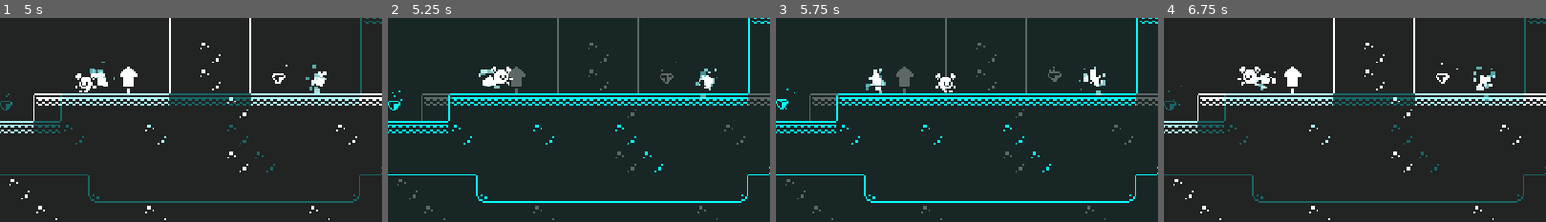
Above: before the commit, frames 1-4 (left to right).
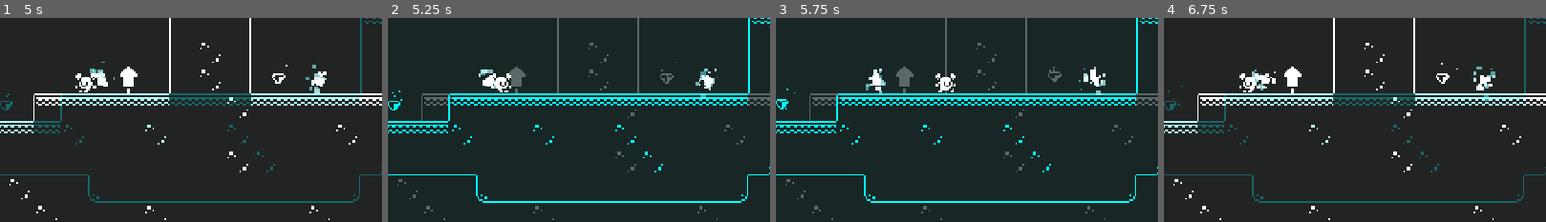
Above: after the commit, the same moments.

Repository: jrenato/duality
Game: Godot game, scene res://Levels/level02.tscn
The game is run twice, just before and just after one commit, with the same random seed, the same clock (stepped at 60 frames per second) and the same inputs. This scene is started directly instead of the project's main scene.
Inputs:
- Up to frame 1 (5 s): hold D (move_right) 0.53-2.03 s; tap W (enter) every 0.75 s from 0.6 to 4.35 s; tap Space (jump) at 0.77, 1.52, 3.02, 3.77, 4.52 s; hold A (move_left) 2.03-2.78 s; hold D (move_right) 2.78-4.28 s; hold A (move_left) from 4.28 s (still down)
- Up to frame 2 (5.25 s): release A (move_left) at 5.03 s; hold D (move_right) from 5.03 s (still down); tap W (enter) at 5.1 s
- Up to frame 3 (5.75 s): keep holding D (move_right)
- Up to frame 4 (6.75 s): release D (move_right) at 5.78 s; hold A (move_left) from 5.78 s (still down); tap W (enter) at 5.85, 6.6 s; tap Space (jump) at 6.02 s
The pictures show only the part of the screen within x 28-78%, y 48-98%; the shares and areas given below are measured in that part.

Frame 1 is identical in both runs. In frame 2, 0.3% of the frame differs, in the area x 27-33%, y 23-37%; in frame 3, less than 0.1%; in frame 4, 0.3%, in the area x 19-26%, y 23-37%.
Error after the commit: Invalid access to property or key 'active' on a base object of type 'Area2D (diamond.gd)'. (res://Player/player.gd:34)

Commit message:
Refactored interaction methods

Diff:
--- a/Levels/exit_door.gd
+++ b/Levels/exit_door.gd
@@ -10,11 +10,6 @@
 	active = true
 
 
-func _on_body_entered(body: Node2D) -> void:
-	if body is Player:
-		body.enterable_nearby = self
-
-
-func _on_body_exited(body: Node2D) -> void:
-	if body is Player:
-		body.enterable_nearby = null
+func interact_with(player : Player) -> void:
+	if next_level:
+		get_tree().change_scene_to_packed(next_level)
--- a/Levels/exit_door.tscn
+++ b/Levels/exit_door.tscn
@@ -17,6 +17,3 @@
 texture = ExtResource("1_43325")
 region_enabled = true
 region_rect = Rect2(304, 32, 16, 16)
-
-[connection signal="body_entered" from="." to="." method="_on_body_entered"]
-[connection signal="body_exited" from="." to="." method="_on_body_exited"]
--- a/Levels/vortex.gd
+++ b/Levels/vortex.gd
@@ -2,22 +2,24 @@
 class_name Vortex
 
 @onready var recharge_timer: Timer = $RechargeTimer
+@onready var spawn_point: Node2D = %SpawnPoint
 
 var active: bool = true
 
 
 func _ready() -> void:
 	Events.toggled_dimension.connect(_on_toggled_dimension)
+	recharge_timer.timeout.connect(_on_recharge_timer_timeout)
 
 
-func _on_body_entered(body: Node2D) -> void:
-	if body is Player:
-		body.enterable_nearby = self
+func interact_with(player : Player) -> void:
+	Events.toggled_dimension.emit()
+	player.global_position = spawn_point.global_position
+	player.set_collision_layer_value(1, !player.get_collision_layer_value(1))
+	player.set_collision_layer_value(2, !player.get_collision_layer_value(2))
 
-
-func _on_body_exited(body: Node2D) -> void:
-	if body is Player:
-		body.enterable_nearby = null
+	player.set_collision_mask_value(1, !player.get_collision_mask_value(1))
+	player.set_collision_mask_value(2, !player.get_collision_mask_value(2))
 
 
 func _on_toggled_dimension() -> void:
--- a/Levels/vortex.tscn
+++ b/Levels/vortex.tscn
@@ -31,6 +31,7 @@
 script = ExtResource("1_kpgrh")
 
 [node name="RechargeTimer" type="Timer" parent="."]
+unique_name_in_owner = true
 wait_time = 0.3
 one_shot = true
 
@@ -41,6 +42,6 @@
 amount = 32
 process_material = SubResource("ParticleProcessMaterial_u4aoj")
 
-[connection signal="body_entered" from="." to="." method="_on_body_entered"]
-[connection signal="body_exited" from="." to="." method="_on_body_exited"]
-[connection signal="timeout" from="RechargeTimer" to="." method="_on_recharge_timer_timeout"]
+[node name="SpawnPoint" type="Node2D" parent="."]
+unique_name_in_owner = true
+position = Vector2(0, 8)
--- a/Player/player.gd
+++ b/Player/player.gd
@@ -2,13 +2,16 @@
 class_name Player
 
 @onready var animated_sprite: AnimatedSprite2D = $AnimatedSprite2D
+@onready var interaction_area: Area2D = %InteractionArea2D
 
-var enterable_nearby: Area2D
+var interactable_nearby: Area2D
 
 
 func _ready() -> void:
 	super()
 	jumped.connect(_on_jumped)
+	interaction_area.area_entered.connect(_on_interaction_area_area_entered)
+	interaction_area.area_exited.connect(_on_interaction_area_area_exited)
 
 
 func _process(delta: float) -> void:
@@ -27,17 +30,10 @@
 
 
 func _unhandled_input(event: InputEvent) -> void:
-	if Input.is_action_just_pressed("enter") and enterable_nearby and enterable_nearby.active:
-		if enterable_nearby is Vortex:
-			Events.toggled_dimension.emit()
-			global_position = enterable_nearby.global_position
-			set_collision_layer_value(1, !get_collision_layer_value(1))
-			set_collision_layer_value(2, !get_collision_layer_value(2))
-
-			set_collision_mask_value(1, !get_collision_mask_value(1))
-			set_collision_mask_value(2, !get_collision_mask_value(2))
-		elif enterable_nearby is ExitDoor and enterable_nearby.next_level:
-			get_tree().change_scene_to_packed(enterable_nearby.next_level)
+	if Input.is_action_just_pressed("enter"):
+		if interactable_nearby and interactable_nearby.active:
+			if interactable_nearby.has_method("interact_with"):
+				interactable_nearby.interact_with(self)
 
 
 func die() -> void:
@@ -47,3 +43,11 @@
 
 func _on_jumped(is_ground_jump: bool) -> void:
 	SoundPlayer.play_sound(SoundPlayer.JUMP)
+
+
+func _on_interaction_area_area_entered(area: Area2D) -> void:
+	interactable_nearby = area
+
+
+func _on_interaction_area_area_exited(area: Area2D) -> void:
+	interactable_nearby = null
--- a/Player/player.tscn
+++ b/Player/player.tscn
@@ -64,6 +64,9 @@
 [sub_resource type="CircleShape2D" id="CircleShape2D_l0uvb"]
 radius = 6.0
 
+[sub_resource type="CircleShape2D" id="CircleShape2D_njvon"]
+radius = 7.0
+
 [node name="Player" type="CharacterBody2D" groups=["player"]]
 script = ExtResource("1_2a34q")
 max_jump_height = 40.0
@@ -82,3 +85,10 @@
 [node name="CollisionShape2D" type="CollisionShape2D" parent="."]
 position = Vector2(0, -6)
 shape = SubResource("CircleShape2D_l0uvb")
+
+[node name="InteractionArea2D" type="Area2D" parent="."]
+unique_name_in_owner = true
+
+[node name="CollisionShape2D" type="CollisionShape2D" parent="InteractionArea2D"]
+position = Vector2(0, -6)
+shape = SubResource("CircleShape2D_njvon")
Not shown: 1 places in Player/player.tscn that only renumber resources
